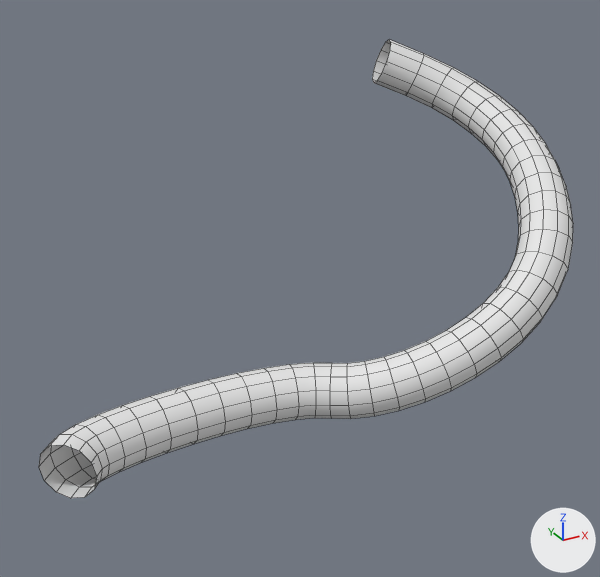
A saved change to the FBX model Assets/TJS/LongTunnel.fbx.
One viewpoint serves both versions: a 50 mm lens placed at (-4.89, -12.03, 8.44), pointed at (2.65, 1.68, 1.58). Lighting does not change. The marker at lower right points along +X, +Y and +Z. Mesh edges are drawn as thin lines.

In view in the first picture: 'BezierCurve.001'.
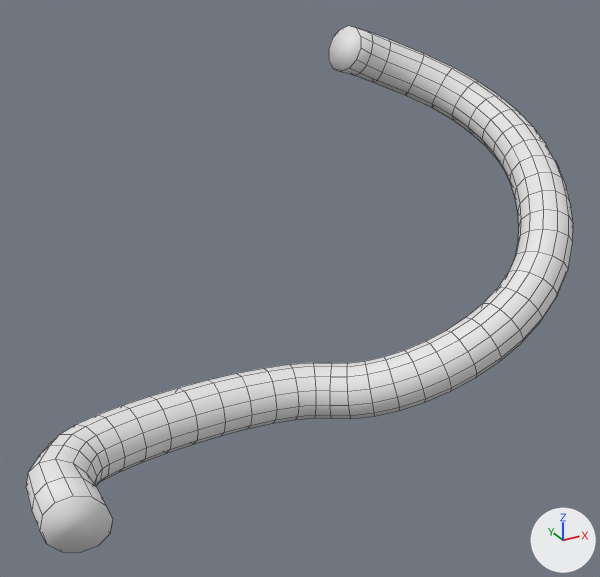
Pixel boxes [x1, y1, x2, y2] of what changed, in the pictures (600 x 577 px):
'BezierCurve.001', reshaped (15% taller): before [39, 40, 573, 498]; after [26, 26, 573, 553]
part 1 of me_cubeziercurve_001, added: after [26, 445, 113, 553]
part 2 of me_cubeziercurve_001, added: after [329, 26, 391, 83]

Edits to the bpy script that builds the scene:
```text
Change me_cubeziercurve_001:
    used by ob_beziercurve_001; location = (0.0, 0.49, 0.0)
    remove me_cubeziercurve_001.from_pydata(...)  # 444 vertices, 432 faces; spans x -3.12..9.28, y -1.91..5.36, z -0.54..5.85
    add me_cubeziercurve_001.from_pydata(...)  # 504 vertices, 494 faces; spans x -3.48..9.28, y -2.09..5.45, z -0.54..6.22
    me_cubeziercurve_001 part 1
    25 vertices are added at x -3.48..-2.43, y -2.09..-0.62, z -0.5..0.58
    11 new vertices lie (0.0, 0.54, 0.0) away from vertices in x -3.41..-2.43, y -2.09..-1.83, z -0.5..0.58
    37 new faces join them
    me_cubeziercurve_001 part 2
    24 vertices are added at x 5.67..6.59, y 4.34..5.45, z 5.05..6.22
    25 new faces join them
```
